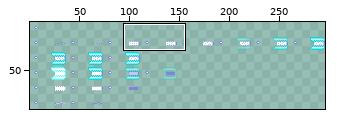
One commit to this sprite sheet: items/active/weapons/ranged/lightninggunnew/lightninggunnewunlit.png. The first picture is a wide view before the edit; the outline marks the close-up.
Close-up. Before:
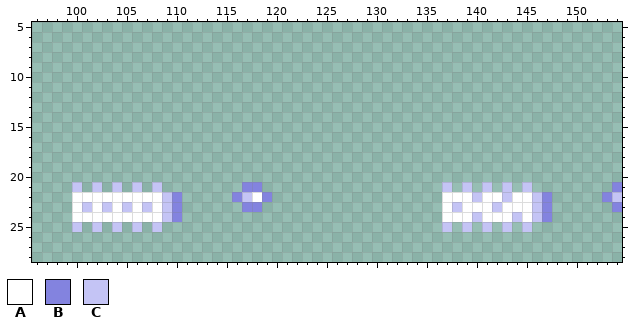
The file is 296x90 pixels. Shown: x 96..154, y 5..28. The wide view leaves out empty margins.
Palette (. is transparent): A #ffffff  B #8383df  C #c4c4f5
Pixels before, first column x 100:
21 C.C.C.C.C........BB..................C.C.C.C.C........B
22 AAAAAAAAACB.....BCAB.................AAACAACAACB.....BC
23 ACACACACACB......BB..................ACAAACAAACB......B
24 AAAAAAAAACB..........................AAACAAACACB.......
25 C.C.C.C.C............................C.C.C.C.C.........
The same view after the edit:
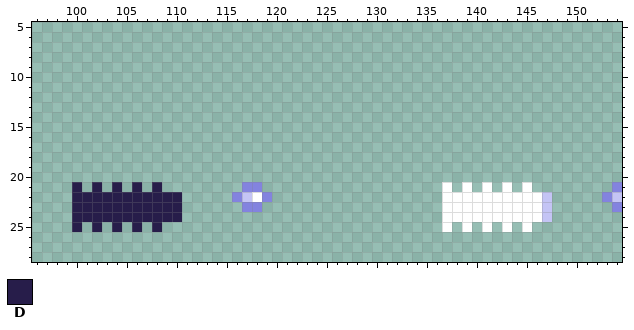
Colours new in this view: D #271d4a
From old to new:
Changed rows in their new state; - is an unchanged pixel.
first column x 100:
21 D-D-D-D-D----------------------------A-A-A-A-A--
22 DDDDDDDDDDD-----------------------------A--A--AC
23 DDDDDDDDDDD---------------------------A---A---AC
24 DDDDDDDDDDD-----------------------------A---A-AC
25 D-D-D-D-D----------------------------A-A-A-A-A--
Boxes around the changes in both close-ups, in picture pixels (x1, y1, x2, y2):
changed: (72, 182, 182, 232)
changed: (442, 182, 552, 232)
